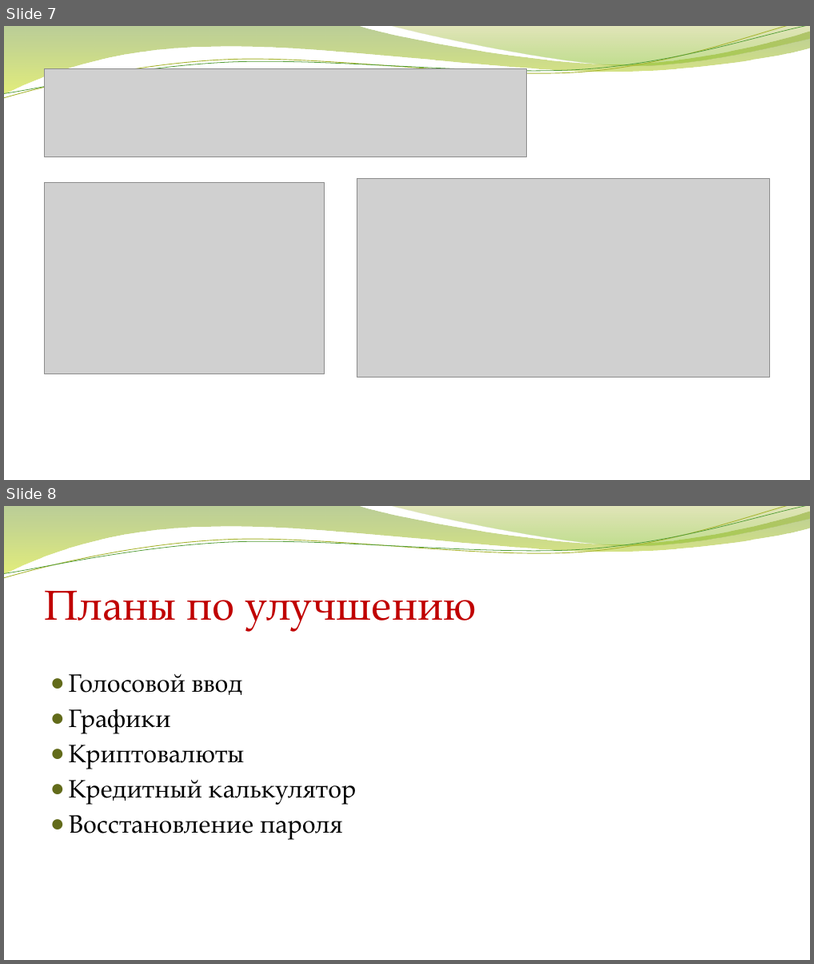
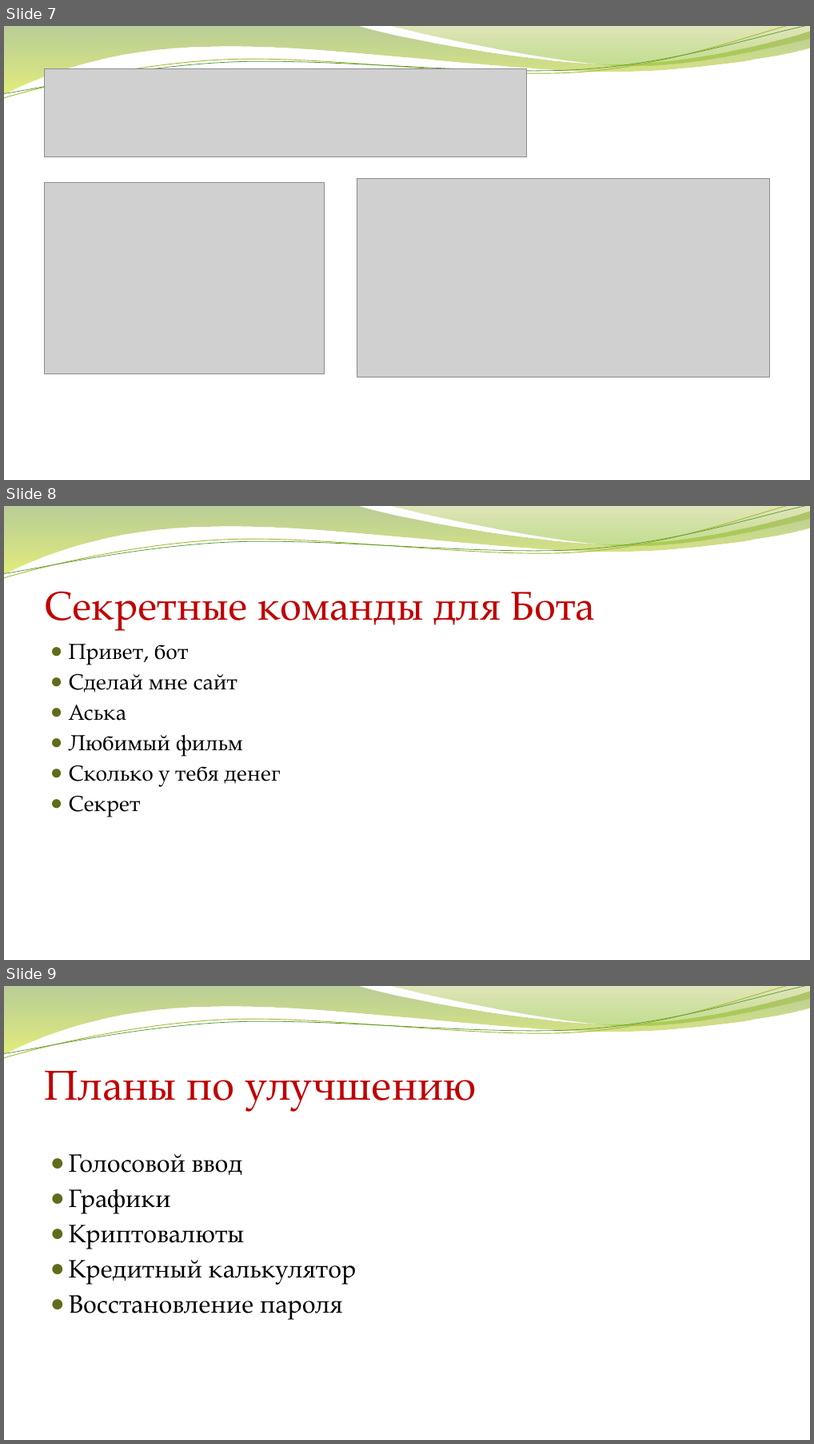
Before and after one commit to XNomid/Project-WebServer-API, a slide deck: FinanceGuru.pptx. Shown one above the other, each under a label of ours: slides 7 and 8 before the commit, slides 7, 8 and 9 after it. The pictures are 814x964 and 814x1444 pixels, drawn with LibreOffice and Linux fonts; fonts in the diff are those of the drawing; grey boxes stand for pictures; background and template pictures are left out. Boxes give left, top, right and bottom in pixels: in the first picture for what was removed or moved away, otherwise in the second. Text is boxed around its words. In the diff, an @@ line names an element or a change of style, - is before the commit and + after.

```diff
--- a/FinanceGuru.pptx
+++ b/FinanceGuru.pptx
@@ slide 8 added at (4,506,810,960), background picture (left out); not listed: 4 template elements that a slide beside it also shows @@
@@ title added at (44,591,595,630), 48 pt, text #C00000 @@
+Секретные команды для Бота
@@ text added at (69,644,280,817), 26 pt, text #000000 @@
+● Привет, бот
+● Сделай мне сайт
+● Аська
+● Любимый фильм
+● Сколько у тебя денег
+● Секрет
@@ what was slide 8 is now slide 9 @@
```
Also in this commit, not shown: 2 slides changed.
